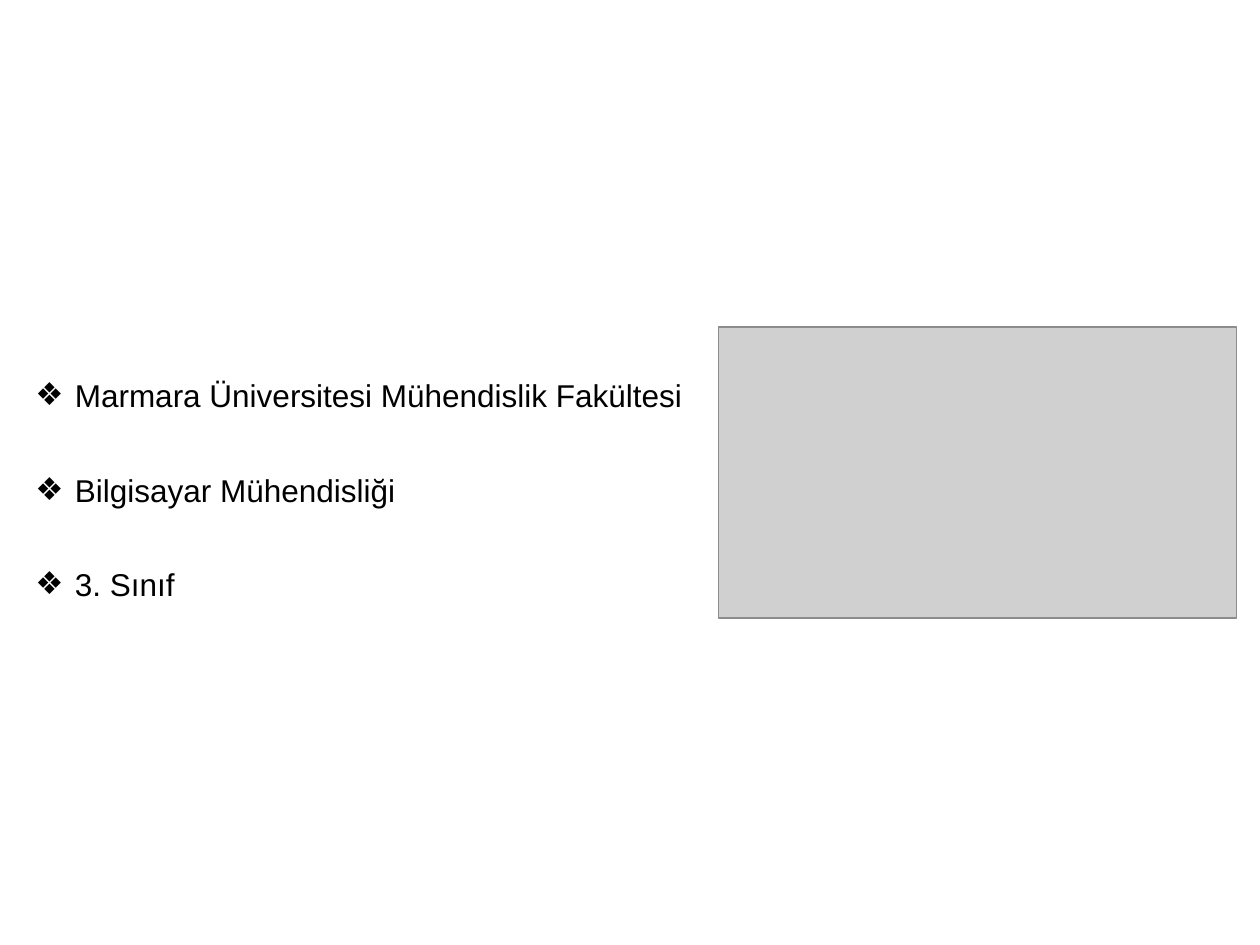
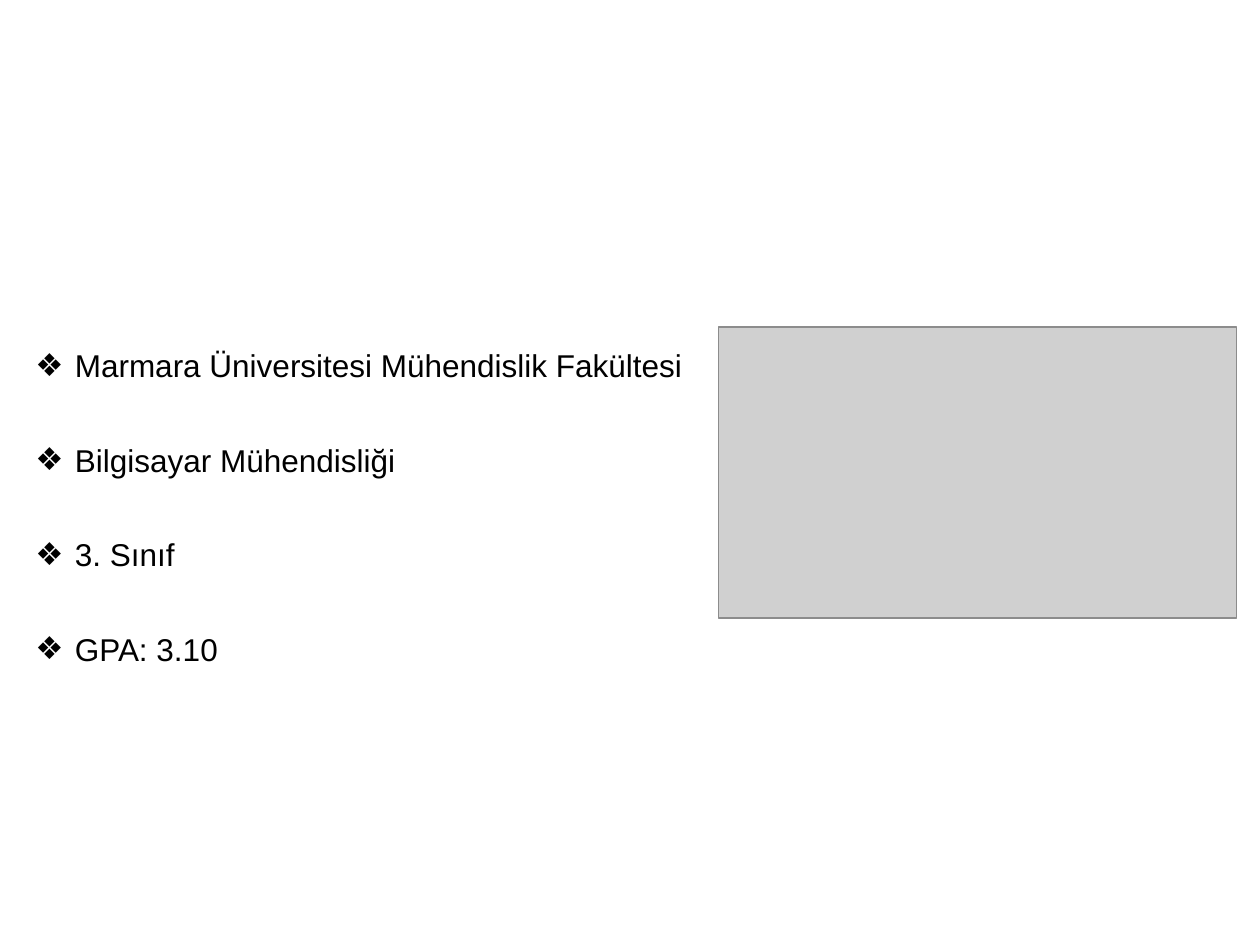
Before and after one commit to bdutucu/yaml-parser-real, a slide deck: slide 3 of sunum/bugra sunum.pptx. Drawn at 1260x945 pixels with LibreOffice and Linux fonts; fonts in the diff are those of the drawing; grey boxes stand for pictures; background and template pictures are left out. Boxes give left, top, right and bottom in pixels: in the first picture for what was removed or moved away, otherwise in the second. Text is boxed around its words. In the diff, an @@ line names an element or a change of style, - is before the commit and + after.

```diff
--- a/sunum/bugra sunum.pptx
+++ b/sunum/bugra sunum.pptx
@@ text "Marmara Üniversitesi Mühendislik Fakültesi" moved from (x1=75, y1=382, x2=682, y2=597) to (x1=75, y1=352, x2=682, y2=662) @@
@@ text at (x1=75, y1=639, x2=217, y2=662): paragraph added @@
+❖ GPA: 3.10
```
Also in this commit, not shown: 2 other slides changed, 6 slides added.
